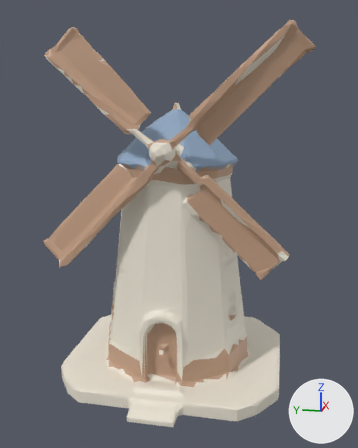
Before and after pictures for a commit that changed the glTF model docs/univers/archipeo/monuments/modeles/6e-monument-grand-moulin/final-3000.glb.
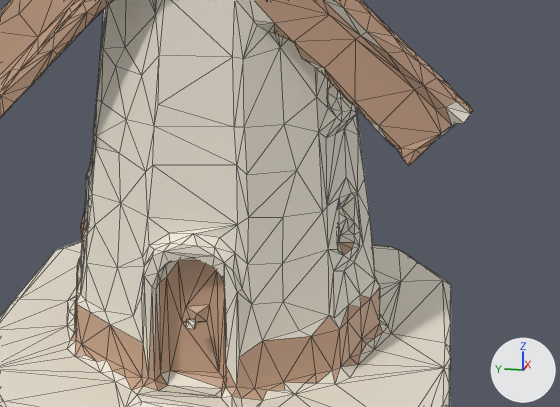
Each version appears first whole from a 50 mm lens placed at (-1.41, -0.298, 0.814), pointed at (-0.009, -0.017, 0.464), and next in a close-up on the part from 21% to 92% of the width and 46% to 87% of the height. Lighting does not change. The marker at lower right points along +X, +Y and +Z. The older version's two pictures come first. The close-ups show mesh edges as thin lines. Vertices at exactly the same position are counted once.

Names of what the first close-up shows: 'geometry_0'.
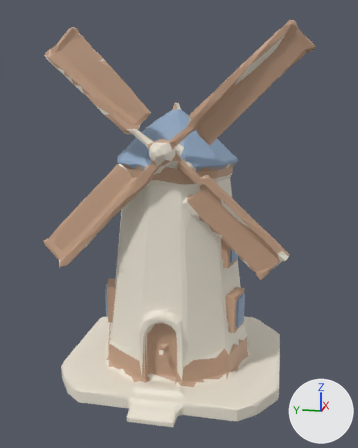
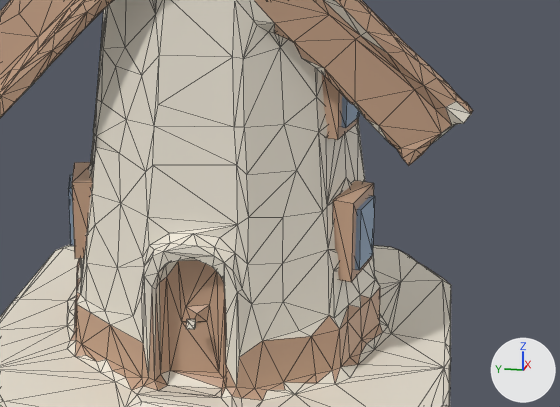
What differs and where, as boxes [x1, y1, x2, y2] in the close-ups (560 x 407 px):
part 1 of me_geometry_0, added
    after: [68, 73, 375, 282]

Diff of the bpy script that builds the scene:
```diff
--- a/docs/univers/archipeo/monuments/modeles/6e-monument-grand-moulin/final-3000.glb.py
+++ b/docs/univers/archipeo/monuments/modeles/6e-monument-grand-moulin/final-3000.glb.py
@@ me_geometry_0 @@
 # used by ob_geometry_0; location = (0.0, 0.0, 0.0)
-me_geometry_0.from_pydata(...)  # 1500 vertices, 3000 faces; spans x -0.323..0.32, y -0.371..0.356, z 0.0..1.003
+me_geometry_0.from_pydata(...)  # 1548 vertices, 3072 faces; spans x -0.323..0.32, y -0.371..0.356, z 0.0..1.003
+# me_geometry_0 part 1
+# 24 vertices are added at x -0.098..0.0, y -0.219..0.207, z 0.17..0.374
+# 12 new vertices lie (0.0, 0.0, 0.11) away from vertices in x -0.098..0.0, y -0.216..0.206, z 0.17..0.361
+# 12 new vertices lie (0.0, 0.0, 0.084) away from vertices in x -0.087..-0.013, y -0.219..0.207, z 0.183..0.374
+# 72 new faces join them
 me_geometry_0.materials.append(mat_defaultmaterial)
```
